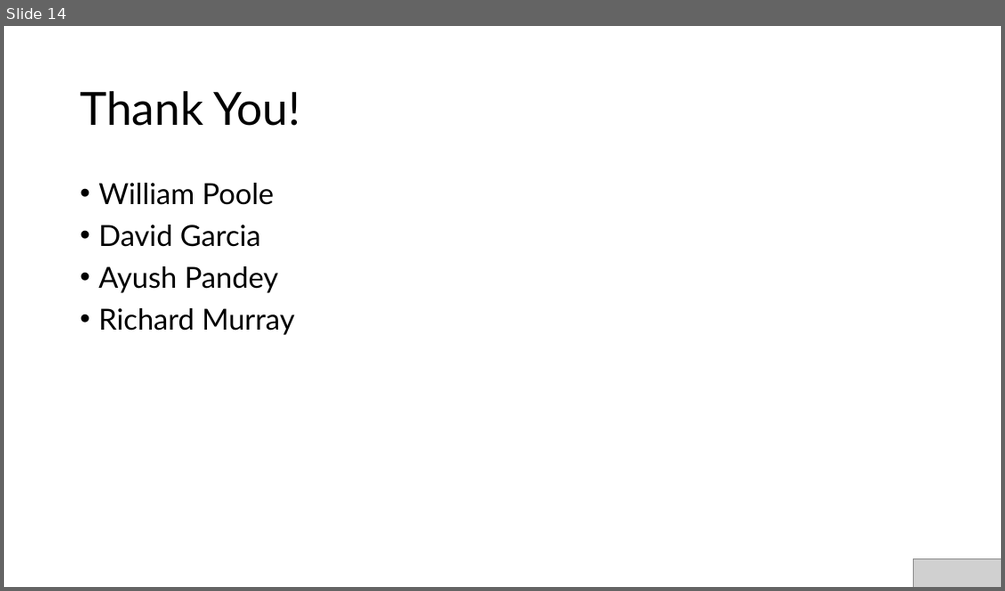
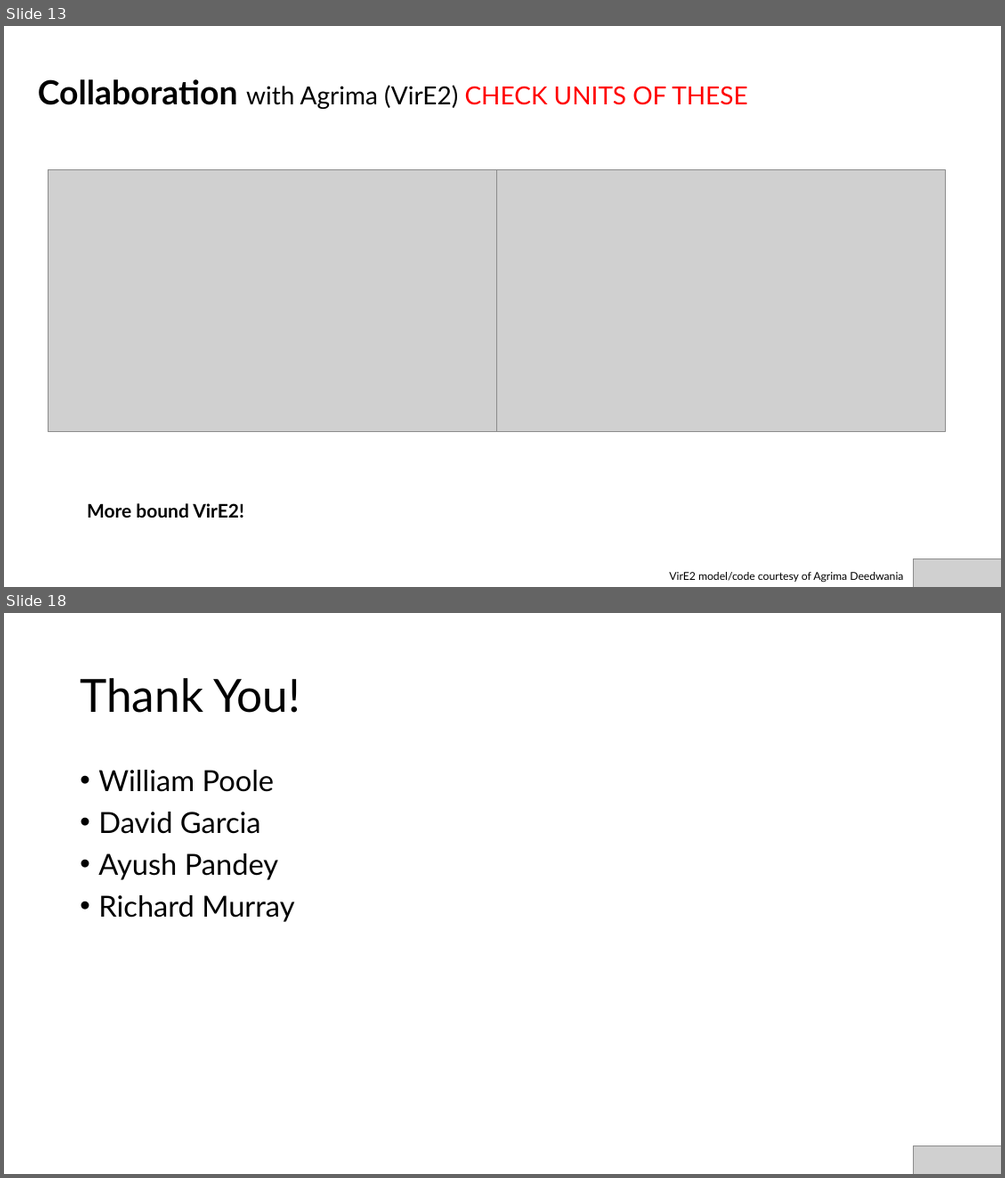
Before and after one commit to AnkitaRoychoudhury/ug_murray, a slide deck: miscellaneous/presentations/20200715_syncell_mtg.pptx. Shown one above the other, each under a label of ours: slide 14 before the commit, slides 13 and 18 after it; the slides between them are not shown. The pictures are 1005x591 and 1005x1178 pixels, drawn with LibreOffice and Linux fonts; fonts in the diff are those of the drawing; grey boxes stand for pictures. Boxes give left, top, right and bottom in pixels: in the first picture for what was removed or moved away, otherwise in the second. Text is boxed around its words. In the diff, an @@ line names an element or a change of style, - is before the commit and + after.

```diff
--- a/miscellaneous/presentations/20200715_syncell_mtg.pptx
+++ b/miscellaneous/presentations/20200715_syncell_mtg.pptx
@@ slide 13 added at (4,26,1001,587), background #FFFFFF @@
@@ title added at (38,79,747,109), 24 pt, text #000000 @@
+Collaboration with Agrima (VirE2) CHECK UNITS OF THESE
@@ picture added at (48,169,497,431) @@
@@ picture added at (497,169,946,431) @@
@@ text added at (87,503,244,517), 18 pt, text #000000, bold @@
+More bound VirE2!
@@ picture added at (914,558,1001,587) @@
@@ text added at (669,572,903,582), 10.5 pt, text #000000 @@
+VirE2 model/code courtesy of Agrima Deedwania
@@ what was slide 14 is now slide 18 @@
```
Also in this commit, not shown: 8 slides changed, 5 other slides added, 2 slides removed, 27 other files.
